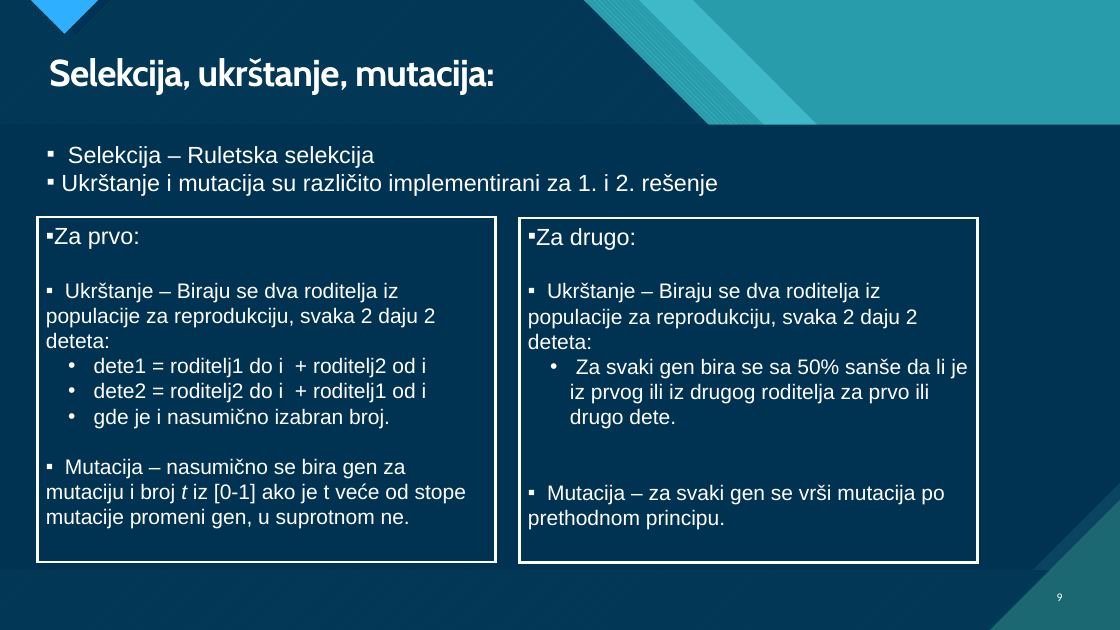
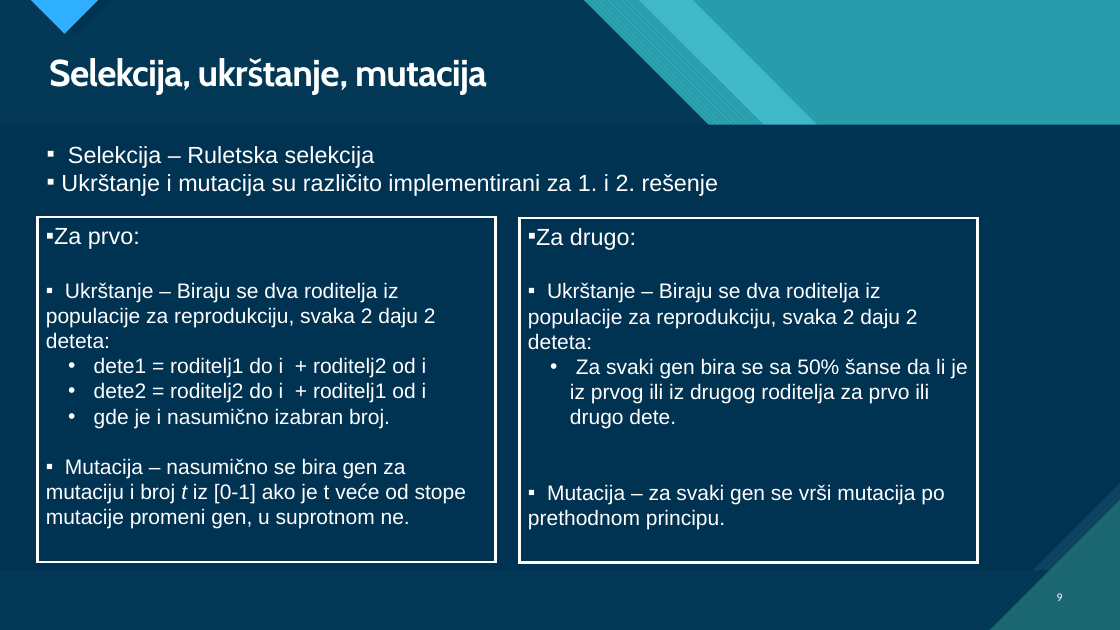
Before and after one commit to Vulkin996/SchShooter-Smart-Bot, a slide deck: slide 9 of Dokumentacija/Presentation.pptx. Drawn at 1120x630 pixels with LibreOffice and Linux fonts; fonts in the diff are those of the drawing. Boxes give left, top, right and bottom in pixels: in the first picture for what was removed or moved away, otherwise in the second. Text is boxed around its words. In the diff, an @@ line names an element or a change of style, - is before the commit and + after.

```diff
--- a/Dokumentacija/Presentation.pptx
+++ b/Dokumentacija/Presentation.pptx
@@ title at <box>49,58,487,94</box>: text changed @@
-Selekcija, ukrštanje, mutacija:
+Selekcija, ukrštanje, mutacija
@@ text in rectangle at <box>570,358,967,429</box>: text changed @@
-  • Za svaki gen bira se sa 50% sanše da li je iz prvog ili iz drugog roditelja za prvo ili drugo dete.
+  • Za svaki gen bira se sa 50% šanse da li je iz prvog ili iz drugog roditelja za prvo ili drugo dete.
```
Also in this commit, not shown: 14 other slides changed, 4 other files.
